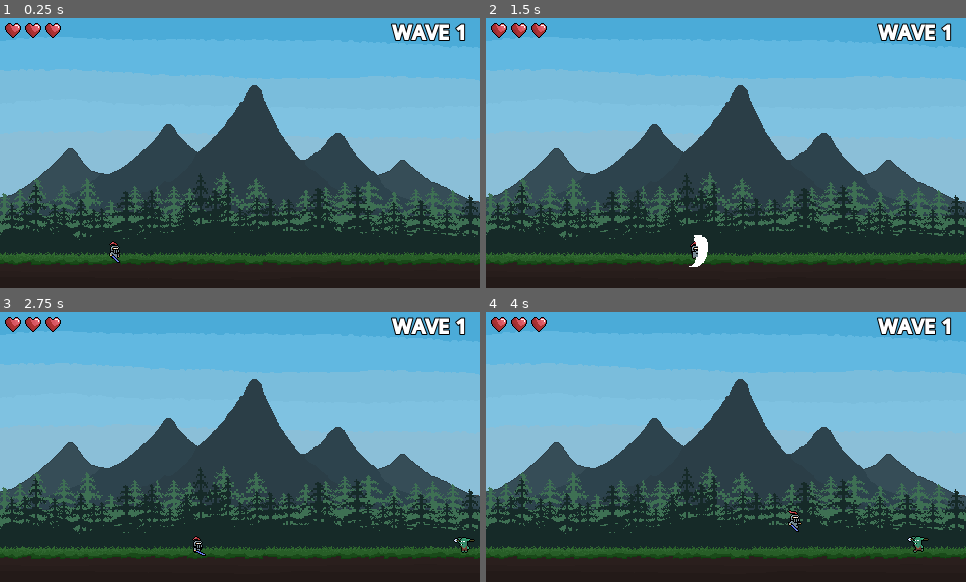
Above: before the commit, frames 1-4 (two rows, left to right).
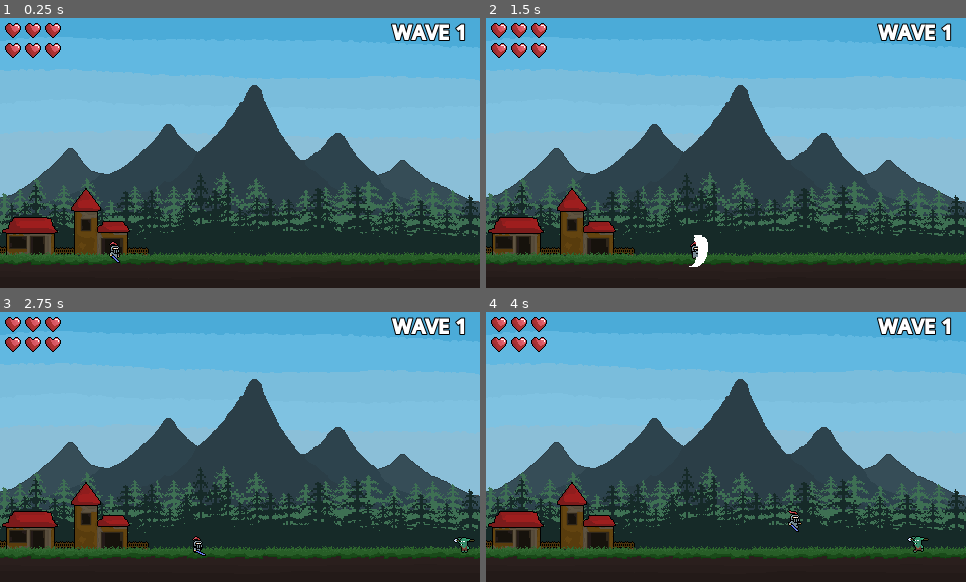
Above: after the commit, the same moments.

Repository: RadoslawG123/WavesOfMonsters
Game: Godot game, scene res://Scenes/main.tscn
Same seed, same stepped clock (60 frames per second), same inputs: the game is played once before the commit and once after it.
Inputs:
- Up to frame 1 (0.25 s): no input
- Up to frame 2 (1.5 s): hold D (RightMove) from 0.53 s (still down); tap Space (Attack) at 0.6, 1.35 s; tap W (Jump) at 0.77 s
- Up to frame 3 (2.75 s): tap W (Jump) at 1.52 s; release D (RightMove) at 2.03 s; hold A (LeftMove) from 2.03 s (still down); tap Space (Attack) at 2.1 s
- Up to frame 4 (4 s): release A (LeftMove) at 2.78 s; hold D (RightMove) from 2.78 s (still down); tap Space (Attack) at 2.85, 3.6 s; tap W (Jump) at 3.02, 3.77 s

The runs differ from the first frame. In frame 1, 3.6% of the frame differs, in the area x 0-32%, y 9-89%; in frame 2, 3.7%; in frame 3, 3.7%; in frame 4, 3.7%.

Commit message:
Update background by version 4. Some improves in UI.

Diff:
--- a/Scenes/UI.tscn
+++ b/Scenes/UI.tscn
@@ -20,33 +20,52 @@
 grow_horizontal = 2
 grow_vertical = 2
 
-[node name="MarginContainer" type="MarginContainer" parent="Control/MarginContainer" unique_id=1606447729]
+[node name="MarginContainer1" type="MarginContainer" parent="Control/MarginContainer" unique_id=1606447729]
 layout_mode = 2
 size_flags_horizontal = 0
 size_flags_vertical = 0
 theme_override_constants/margin_left = 5
 theme_override_constants/margin_top = 5
 
-[node name="HeartsContainer" type="HBoxContainer" parent="Control/MarginContainer/MarginContainer" unique_id=774395738]
+[node name="AllHeartsContainer" type="VBoxContainer" parent="Control/MarginContainer/MarginContainer1" unique_id=449968894]
+layout_mode = 2
+
+[node name="PlayerHeartsContainer" type="HBoxContainer" parent="Control/MarginContainer/MarginContainer1/AllHeartsContainer" unique_id=774395738]
 unique_name_in_owner = true
 layout_mode = 2
 
-[node name="Heart1" type="TextureRect" parent="Control/MarginContainer/MarginContainer/HeartsContainer" unique_id=2126812237]
+[node name="Heart1" type="TextureRect" parent="Control/MarginContainer/MarginContainer1/AllHeartsContainer/PlayerHeartsContainer" unique_id=2126812237]
 layout_mode = 2
 size_flags_horizontal = 0
 size_flags_vertical = 4
 texture = ExtResource("2_dewlx")
 
-[node name="Heart2" type="TextureRect" parent="Control/MarginContainer/MarginContainer/HeartsContainer" unique_id=710993722]
+[node name="Heart2" type="TextureRect" parent="Control/MarginContainer/MarginContainer1/AllHeartsContainer/PlayerHeartsContainer" unique_id=710993722]
 layout_mode = 2
 size_flags_horizontal = 0
 size_flags_vertical = 4
 texture = ExtResource("2_dewlx")
 
-[node name="Heart3" type="TextureRect" parent="Control/MarginContainer/MarginContainer/HeartsContainer" unique_id=1903278016]
+[node name="Heart3" type="TextureRect" parent="Control/MarginContainer/MarginContainer1/AllHeartsContainer/PlayerHeartsContainer" unique_id=1903278016]
 layout_mode = 2
 size_flags_horizontal = 0
 size_flags_vertical = 4
+texture = ExtResource("2_dewlx")
+
+[node name="VillageHeartsContainer" type="HBoxContainer" parent="Control/MarginContainer/MarginContainer1/AllHeartsContainer" unique_id=307045177]
+unique_name_in_owner = true
+layout_mode = 2
+
+[node name="Heart1" type="TextureRect" parent="Control/MarginContainer/MarginContainer1/AllHeartsContainer/VillageHeartsContainer" unique_id=946412085]
+layout_mode = 2
+texture = ExtResource("2_dewlx")
+
+[node name="Heart2" type="TextureRect" parent="Control/MarginContainer/MarginContainer1/AllHeartsContainer/VillageHeartsContainer" unique_id=844652507]
+layout_mode = 2
+texture = ExtResource("2_dewlx")
+
+[node name="Heart3" type="TextureRect" parent="Control/MarginContainer/MarginContainer1/AllHeartsContainer/VillageHeartsContainer" unique_id=1619890957]
+layout_mode = 2
 texture = ExtResource("2_dewlx")
 
 [node name="MarginContainer2" type="MarginContainer" parent="Control/MarginContainer" unique_id=1174673445]
@@ -56,6 +75,7 @@
 size_flags_vertical = 0
 
 [node name="WaveCounterLabel" type="RichTextLabel" parent="Control/MarginContainer/MarginContainer2" unique_id=839398556]
+unique_name_in_owner = true
 layout_mode = 2
 theme_override_constants/outline_size = 4
 theme_override_font_sizes/normal_font_size = 20
--- a/Scenes/main.tscn
+++ b/Scenes/main.tscn
@@ -1,6 +1,6 @@
 [gd_scene format=4 uid="uid://upixhthmfdi7"]
 
-[ext_resource type="Texture2D" uid="uid://cch4fp8ctssn3" path="res://Assets/Background/Background_v2.png" id="2_21xkr"]
+[ext_resource type="Texture2D" uid="uid://c4ye3sv1m73js" path="res://Assets/Background/Background_v4.png" id="1_21xkr"]
 [ext_resource type="Texture2D" uid="uid://6o150dfsk3bf" path="res://Assets/Tileset/GrassLand/Terrain/Grassland_Terrain_47Tiles.png" id="3_jjvhh"]
 [ext_resource type="PackedScene" uid="uid://dxej5w0j47va1" path="res://Scenes/Player/Player.tscn" id="4_kry3j"]
 [ext_resource type="PackedScene" uid="uid://1yffxgfqptvt" path="res://Scenes/Others/village.tscn" id="6_6bp64"]
@@ -113,7 +113,7 @@
 
 [node name="BackgroundV2" type="Sprite2D" parent="." unique_id=123793008]
 position = Vector2(240, 135)
-texture = ExtResource("2_21xkr")
+texture = ExtResource("1_21xkr")
 
 [node name="TileMapLayer" type="TileMapLayer" parent="." unique_id=127768379]
 visible = false
--- a/Scripts/Others/ui.gd
+++ b/Scripts/Others/ui.gd
@@ -1,7 +1,8 @@
 extends CanvasLayer
 
-@onready var hearts_container: HBoxContainer = %HeartsContainer
-@onready var wave_counter_label: RichTextLabel = $Control/MarginContainer/MarginContainer2/WaveCounterLabel
+@onready var player_hearts_container: HBoxContainer = %PlayerHeartsContainer
+@onready var village_hearts_container: HBoxContainer = %VillageHeartsContainer
+@onready var wave_counter_label: RichTextLabel = %WaveCounterLabel
 
 var heart_cursor = -1
 var wave: int
@@ -20,7 +21,7 @@
 		await ready
 
 	if heart_cursor >= -4:
-		var heart = hearts_container.get_child(heart_cursor)
+		var heart = player_hearts_container.get_child(heart_cursor)
 		heart.visible = false
 		heart_cursor -= 1
 
Binary file added: Assets/Background/Background_v3.png
Not shown, added: Assets/Background/Background_v3.png.import
Binary file added: Assets/Background/Background_v4.png
Not shown, added: Assets/Background/Background_v4.png.import
